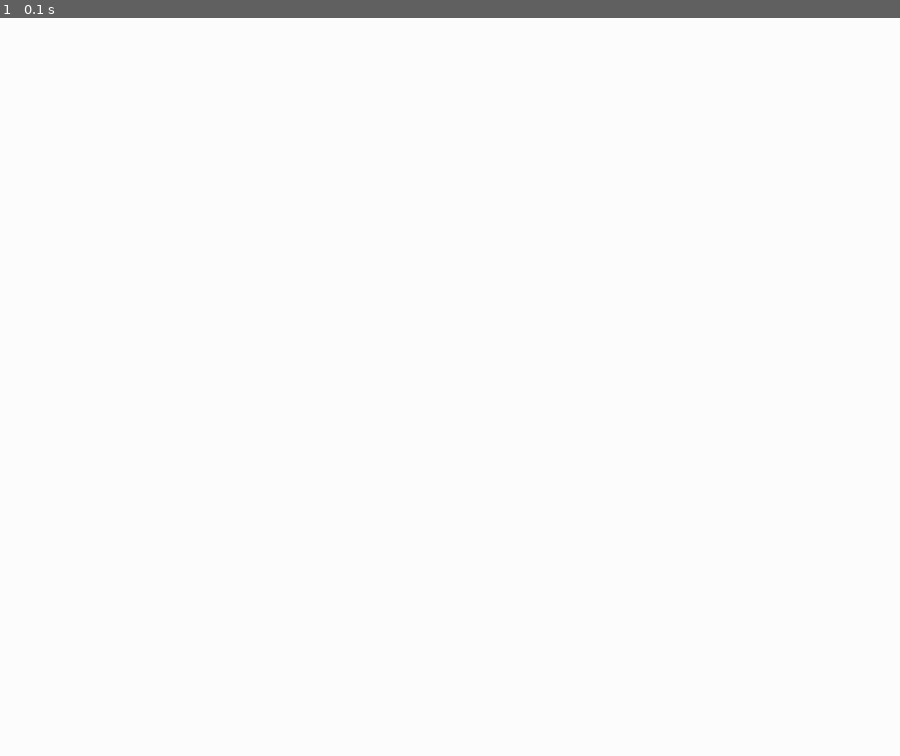
Above: before the commit, frame 1.
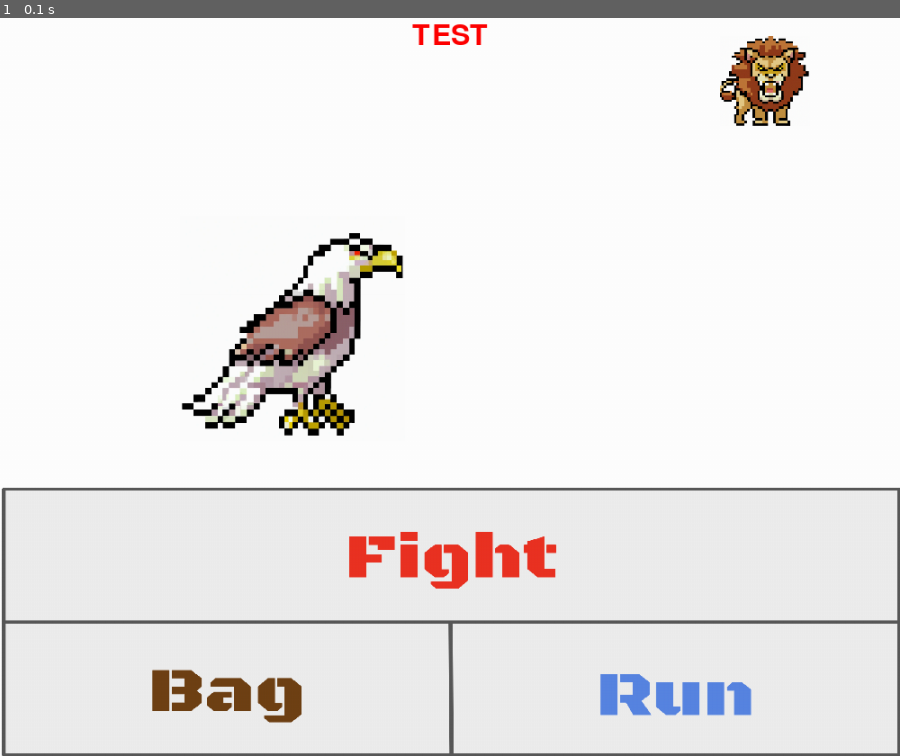
Above: after the commit, the same moment.

Repository: milesbates/pygame
Game: pygame game, started from main.py
Same seed, same stepped clock (60 frames per second), same inputs: the game is played once before the commit and once after it.
Inputs:
- Up to frame 1 (0.1 s): no input

The runs differ from the first frame. In frame 1, 7.8% of the frame differs, in the area x 0-100%, y 0-100%.

Commit message:
Began work on display.

Diff:
--- a/main.py
+++ b/main.py
@@ -43,14 +43,14 @@
       self.potions-=1
 
 
-def display_text(text):
+def display_text(text, screen):
    red = (255, 0, 0)
-   display_surface = pygame.display.set_mode((400, 400))
+
    font = pygame.font.Font('freesansbold.ttf', 32)
-   text = font.render('MISS', True, red)
+   text = font.render(text, True, red)
    textRect = text.get_rect()
    textRect.center = (500, 200)
-   display_surface.blit(text, textRect)
+   screen.blit(text, textRect)
 
 #DISPLAYING TEXT
 #font = pygame.font.Font('freesansbold.ttf', 32)
@@ -78,31 +78,48 @@
 
 
 EagleMoves = [Attack(accuracy = 95, damage = 20, name = "Scratch"), Attack(accuracy = 70, damage = 40, name = "Feather Frenzy"), Attack(accuracy = 85, damage = 30, name = "Sonic Screech"), Attack(accuracy = 90, damage = 25, name = "Wind Talons")]
-Eagle = Pokemon(hp = 100, name = "ESD Eagle", moves = EagleMoves, sprite = pygame.transform.scale(pygame.image.load("images/Sprites/EagleSprite.jpg"),(100,100)),potions = 2)
+Eagle = Pokemon(hp = 100, name = "ESD Eagle", moves = EagleMoves, sprite = pygame.transform.scale(pygame.image.load("images/Sprites/EagleSprite.jpg"),(250,250)),potions = 2)
 
 LionMoves = [Attack(accuracy = 80, damage = 35, name ='Royal Roar'), Attack(accuracy = 65, damage = 45, name ='Savanna Slam'), Attack(accuracy = 100, damage = 15, name ='Kings Claw'), Attack(accuracy = 50, damage = 50, name ='Pride Pounce')]
 Lion = Pokemon(hp = 100, name = "St. Marks Lion", moves = LionMoves, sprite = pygame.transform.scale(pygame.image.load("images/Sprites/LionSprite.jpg"),(100,100)), potions = 0)
-ui = pygame.transform.scale(pygame.image.load("images/GUI/MainUI.png"),(1000,300)).get_rect()
+ui = Pokemon(hp = 0, name = 'ui', moves = [], sprite = pygame.transform.scale(pygame.image.load("images/GUI/MainUI.png"),(1000,300)), potions = 0)
 
 
 
+DisplayList = []
 def gameStart(pMon1 = Eagle, pMon2 = Lion):
    pMon1.rect.x = 200
-   pMon1.rect.y = 650
+   pMon1.rect.y = 400
    pMon2.rect.x = 800
-   pMon2.rect.y = 650
+   pMon2.rect.y = 200
 
-   ui.x = 500
-   ui.y = 150
+   ui.rect.x = 0
+   ui.rect.y = 700
+   DisplayList = [[Eagle.sprite, Eagle.rect], [Lion.sprite,Lion.rect], [ui,ui.rect]]
 
 gameStart()
 
-#Game loop
+
+
+#display_text('TEST')
+
 while True:
     for event in pygame.event.get():
         if event.type == pygame.QUIT:
             pygame.quit()
             sys.exit()
+        if event.type == pygame.MOUSEBUTTONDOWN:
+          mouse_presses = pygame.mouse.get_pressed()
+          if mouse_presses[0]:
+            pos = pygame.mouse.get_pos()
+            print(pos)
+            if(pos[1] <= 850 and pos[1] >= 700 ):
+               print('fight')#update ui
+            if(pos[1]<=1000 and pos[1] >= 850 and pos[0] >=0 and pos[0] <= 500):
+               print('bag')
+            if(pos[1]<=1000 and pos[1] >= 850 and pos[0] >=500 and pos[0] <= 1000):
+               print('run')
+
 
     # Move the sprite
     # keys = pygame.key.get_pressed()
@@ -117,7 +134,13 @@
 
     # Draw the sprite and update the screen
     screen.fill((255, 255, 255))
-    #screen.blit(sprite_image, sprite_rect) thing to display images (image, image.rect)
+    # for im in DisplayList:
+    #   screen.blit(im[0], im[1])
+
+    screen.blit(Eagle.sprite, Eagle.rect)
+    screen.blit(Lion.sprite, Lion.rect)
+    screen.blit(ui.sprite, ui.rect)
+    display_text('TEST', screen)
     pygame.display.flip()
 
 #What graphics/UI stuff we need
Binary file changed: images/GUI/MainUI.png
Not shown, added: .DS_Store
Not shown, added: images/.DS_Store
Not shown, added: images/GUI/.DS_Store
